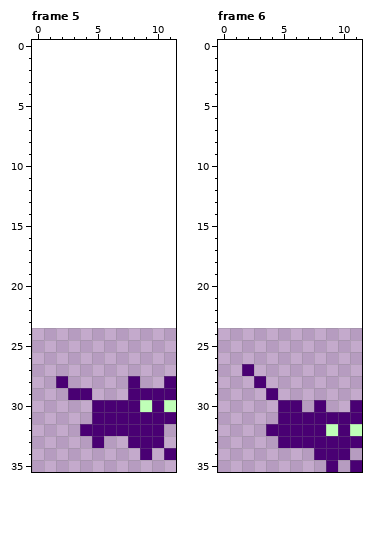
Two states of a pixel-art file, sprites/cat-jump.ase. That is the earlier state.
12x12 pixels, 6 frames. Shown: frame 5, frame 6. The old version is drawn lined up with the new one, on the new canvas. The commit also changed other frames, which this record leaves out.
Once edited:
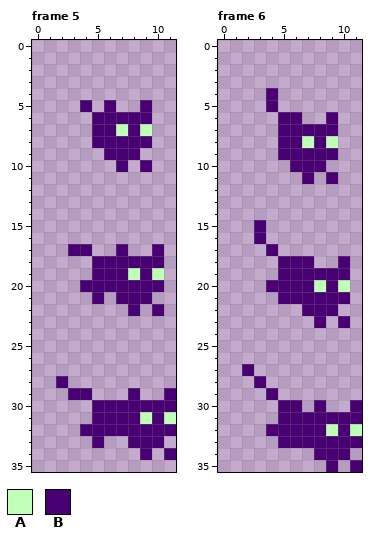
Palette (. is transparent): A #bfffb7  B #490073
Change:
canvas 12x12 -> 12x36, the old top-left corner now at 0,24
Frame 5:
y 5: x 4 . -> B; x 6 . -> B; x 9 . -> B
y 6: x 5..9 ..... -> BBBBB
y 7: x 5..9 ..... -> BBABA
y 8: x 5..9 ..... -> BBBBB
y 9: x 6..8 ... -> BBB
y 10: x 7 . -> B; x 9 . -> B
y 17: x 3..4 .. -> BB; x 7 . -> B; x 10 . -> B
y 18: x 5..10 ...... -> BBBBBB
y 19: x 5..10 ...... -> BBBABA
y 20: x 4..10 ....... -> BBBBBBB
y 21: x 5 . -> B; x 7..9 ... -> BBB
y 22: x 8 . -> B; x 10 . -> B
y 28: x 8 B -> .; x 11 B -> .
y 29: x 9..10 BB -> ..
y 30: x 9 A -> B; x 11 A -> B
y 31: x 9 B -> A; x 11 B -> A
y 32: x 11 . -> B
Frame 6:
y 4..5: x 4 . -> B
y 6: x 5..6 .. -> BB; x 9 . -> B
y 7: x 5..9 ..... -> BBBBB
y 8: x 5..9 ..... -> BBABA
y 9: x 5..9 ..... -> BBBBB
y 10: x 6..8 ... -> BBB
y 11: x 7 . -> B; x 9 . -> B
y 15..16: x 3 . -> B
y 17: x 4 . -> B
y 18: x 5..7 ... -> BBB; x 10 . -> B
y 19: x 5..10 ...... -> BBBBBB
y 20: x 4..10 ....... -> BBBBABA
y 21: x 5..10 ...... -> BBBBBB
y 22: x 7..9 ... -> BBB
y 23: x 8 . -> B; x 10 . -> B
Pixel boxes of the changes (left, top, right, bottom) in both pictures:
added: (80, 100, 152, 172)
added: (68, 244, 164, 316)
changed: (128, 376, 176, 436)
added: (266, 88, 338, 184)
added: (254, 220, 350, 328)
